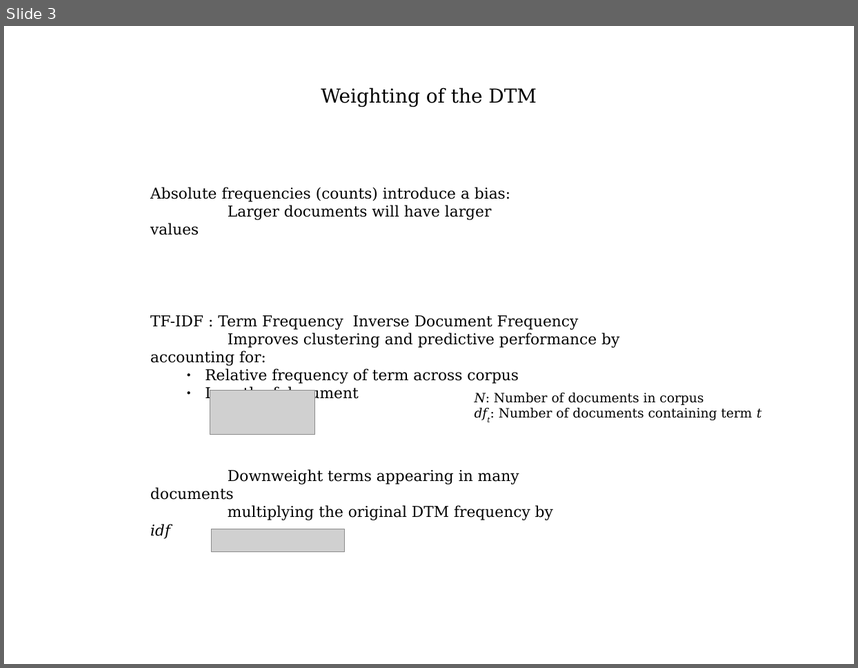
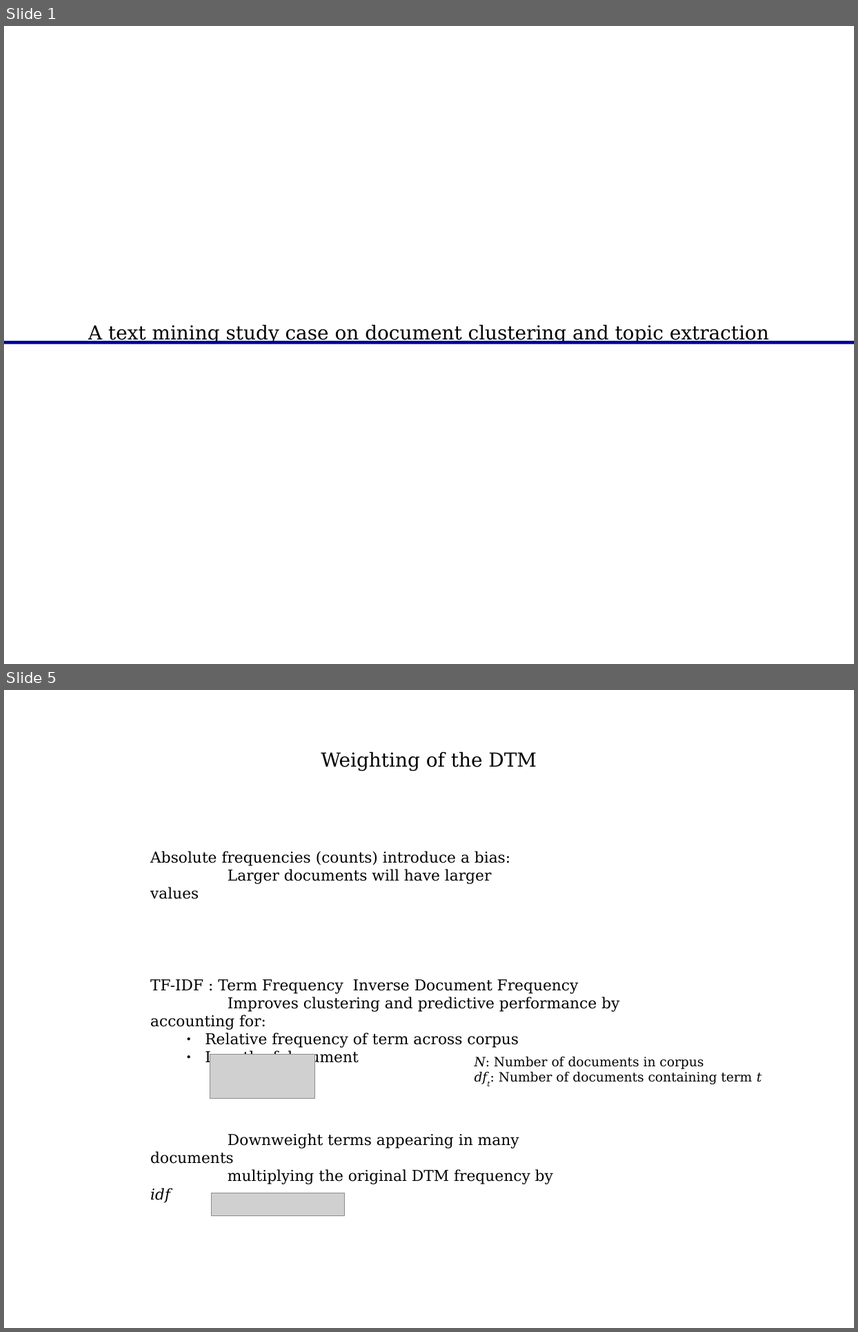
Before and after one commit to vitalv/doc-clustering-topic-modeling, a slide deck: doc-clustering-topic-modeling.odp. Shown one above the other, each under a label of ours: slide 3 before the commit, slides 1 and 5 after it; the slides between them are not shown. The pictures are 858x668 and 858x1332 pixels, drawn with LibreOffice and Linux fonts; fonts in the diff are those of the drawing; grey boxes stand for pictures. Boxes give left, top, right and bottom in pixels: in the first picture for what was removed or moved away, otherwise in the second. Text is boxed around its words. In the diff, an @@ line names an element or a change of style, - is before the commit and + after.

```diff
--- a/doc-clustering-topic-modeling.odp
+++ b/doc-clustering-topic-modeling.odp
@@ slide 1 added at (4, 26, 854, 664), background #FFFFFF @@
@@ text added at (88, 324, 769, 343), 18 pt, text #000000 @@
+A text mining study case on document clustering and topic extraction
@@ line added from (4, 342) to (854, 342), #000099 3 pt @@
@@ what was slide 3 is now slide 5 @@
```
Also in this commit, not shown: 8 slides changed, 1 other slide added, 1 slide removed, 1 other file.
